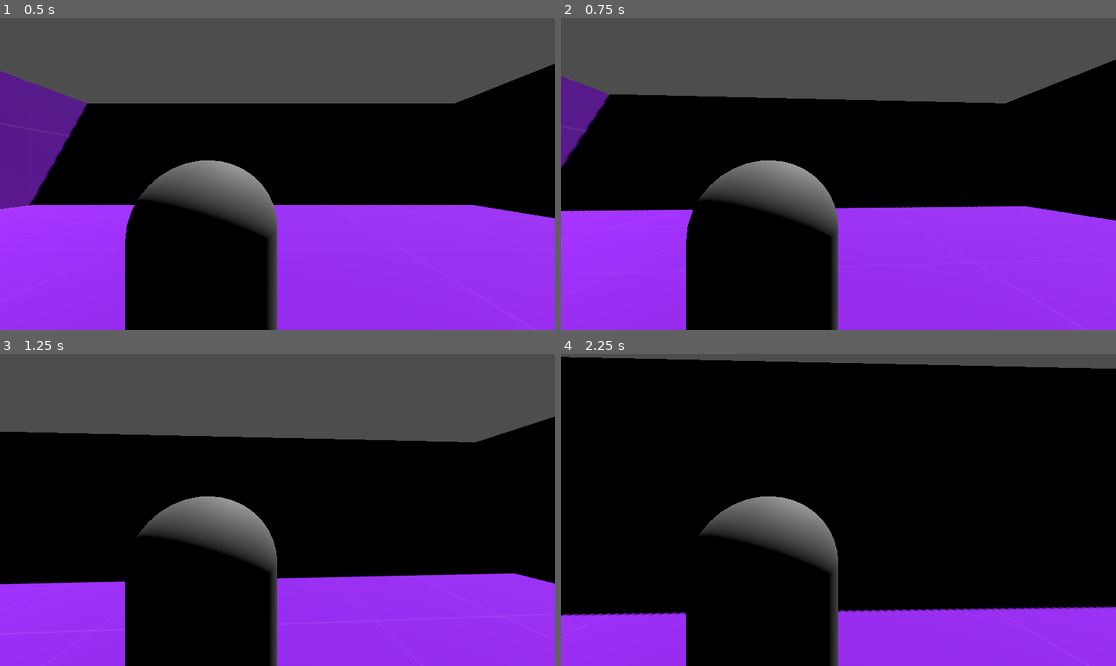
Above: before the commit, frames 1-4 (two rows, left to right).
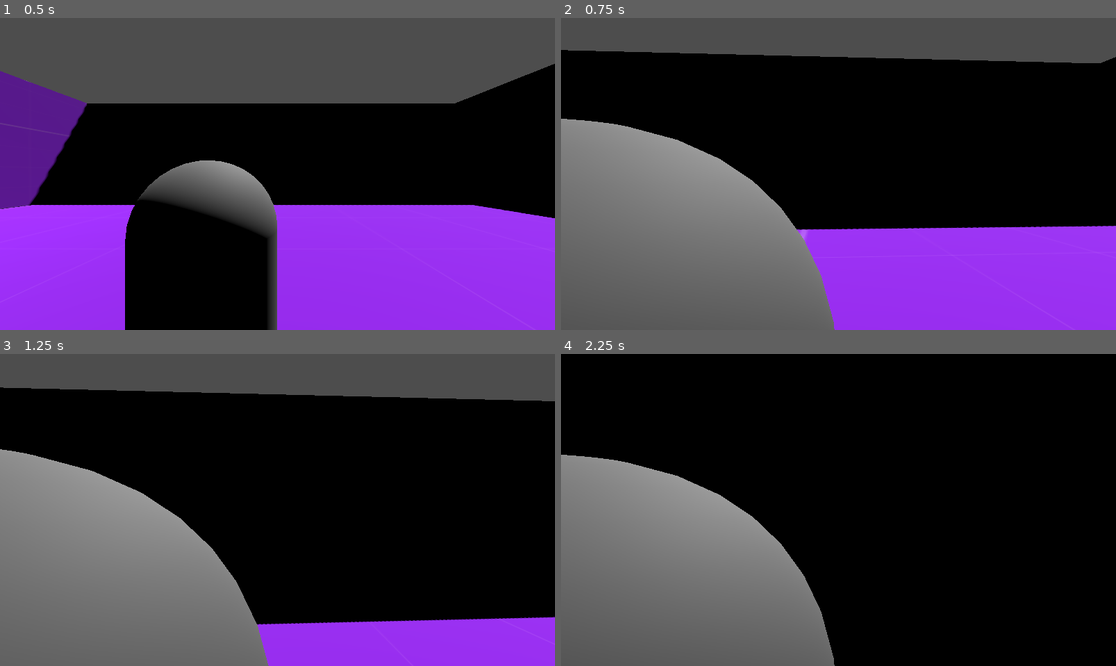
Above: after the commit, the same moments.

Repository: miksingsoju/ots-tps
Game: Godot game, scene res://World.tscn
Same seed, same stepped clock (60 frames per second), same inputs: the game is played once before the commit and once after it.
Inputs (mouse positions are in pixels of both pictures, inside the frame that each line leads up to):
- Up to frame 1 (0.5 s): no input
- Up to frame 2 (0.75 s): tap Enter at 0.5 s; move the mouse to (866, 174) at 0.52 s; hold W (up) from 0.53 s (still down); hold Right mouse button (aim) from 0.53 s (still down)
- Up to frame 3 (1.25 s): keep holding W (up); keep holding Right mouse button (aim); tap Space (jump) at 0.77 s
- Up to frame 4 (2.25 s): keep holding W (up); move the mouse to (810, 510) at 1.27 s; release Right mouse button (aim) at 1.28 s; right-click (810, 510) at 1.35 s; tap Space (jump) at 1.52 s; move the mouse to (849, 503) at 2.02 s; hold Right mouse button (aim) from 2.03 s (still down)

Frame 1 is identical in both runs. In frame 2, 45% of the frame differs, in the area x 0-100%, y 10-100%; in frame 3, 48%; in frame 4, 40%.

Commit message:
add: zoom aim when right click

Diff:
--- a/camera_system.gd
+++ b/camera_system.gd
@@ -2,14 +2,26 @@
 
 @export var character: CharacterBody3D
 @export var edge_spring_arm: SpringArm3D
-var camera_alignment_speed: float = 0.2
+@export var rear_spring_arm : SpringArm3D
+@export var camera: Camera3D
+var camera_tween: Tween
 
-var camera_tween: Tween
+@export var camera_alignment_speed: float = 0.2
+@export var aim_rear_spring_length: float = 0.5
+@export var aim_edge_spring_length: float = 0.5
+@export var aim_speed: float = 0.2
+@export var aim_fov: float = 55
+
+@onready var default_edge_spring_arm_length: float = edge_spring_arm.spring_length
+@onready var default_rear_spring_arm_length: float = rear_spring_arm.spring_length
+@onready var default_fov: float = camera.fov
 
 
 var camera_rotation: Vector2 = Vector2.ZERO
 var mouse_sensitivity: float = 0.001
 var max_y_rotation: float = 1.5
+
+
 # Called when the node enters the scene tree for the first time.
 func _ready() -> void:
 	Input.set_mouse_mode(Input.MOUSE_MODE_CAPTURED)
@@ -28,7 +40,10 @@
 		swap_camera_alignment()
 
 	if event.is_action_pressed("aim"):
-		pass
+		enter_aim()
+
+	if event.is_action_released("aim"):
+		exit_aim()
 
 
 
@@ -43,8 +58,7 @@
 
 	camera_rotation.y = clamp(camera_rotation.y, -max_y_rotation, max_y_rotation)
 
-func enter_aim() -> void:
-	pass
+
 
 func swap_camera_alignment() -> void:
 	var new_pos: float = -edge_spring_arm.spring_length
@@ -54,3 +68,23 @@
 		camera_tween.kill()
 	camera_tween = get_tree().create_tween()
 	camera_tween.tween_property(edge_spring_arm,"spring_length",pos,speed)
+
+func enter_aim() -> void:
+	if camera_tween:
+		camera_tween.kill()
+	camera_tween = get_tree().create_tween()
+	camera_tween.set_parallel()
+
+	camera_tween.tween_property(camera, "fov",aim_fov,aim_speed)
+	camera_tween.tween_property(edge_spring_arm, "spring_length",aim_edge_spring_length,aim_speed)
+	camera_tween.tween_property(rear_spring_arm, "spring_length",aim_rear_spring_length,aim_speed)
+
+func exit_aim() -> void:
+	if camera_tween:
+		camera_tween.kill()
+	camera_tween = get_tree().create_tween()
+	camera_tween.set_parallel()
+
+	camera_tween.tween_property(camera, "fov",default_fov,aim_speed)
+	camera_tween.tween_property(edge_spring_arm, "spring_length",default_edge_spring_arm_length,aim_speed)
+	camera_tween.tween_property(rear_spring_arm, "spring_length",default_rear_spring_arm_length,aim_speed)
--- a/player.tscn
+++ b/player.tscn
@@ -20,11 +20,13 @@
 [node name="MeshInstance3D" type="MeshInstance3D" parent="."]
 mesh = SubResource("CapsuleMesh_4flbx")
 
-[node name="Camera System" type="Node3D" parent="." node_paths=PackedStringArray("character", "edge_spring_arm")]
+[node name="Camera System" type="Node3D" parent="." node_paths=PackedStringArray("character", "edge_spring_arm", "rear_spring_arm", "camera")]
 transform = Transform3D(1, 0, 0, 0, 1, 0, 0, 0, 1, 0, 0.76003253, 0)
 script = ExtResource("2_onrkg")
 character = NodePath("..")
 edge_spring_arm = NodePath("Edge Spring Arm")
+rear_spring_arm = NodePath("Edge Spring Arm/Rear Spring Arm")
+camera = NodePath("Edge Spring Arm/Rear Spring Arm/Camera3D")
 
 [node name="Edge Spring Arm" type="SpringArm3D" parent="Camera System"]
 transform = Transform3D(-4.371139e-08, 0, 1, 0, 1, 0, -1, 0, -4.371139e-08, 0, 0.13953006, 0)
